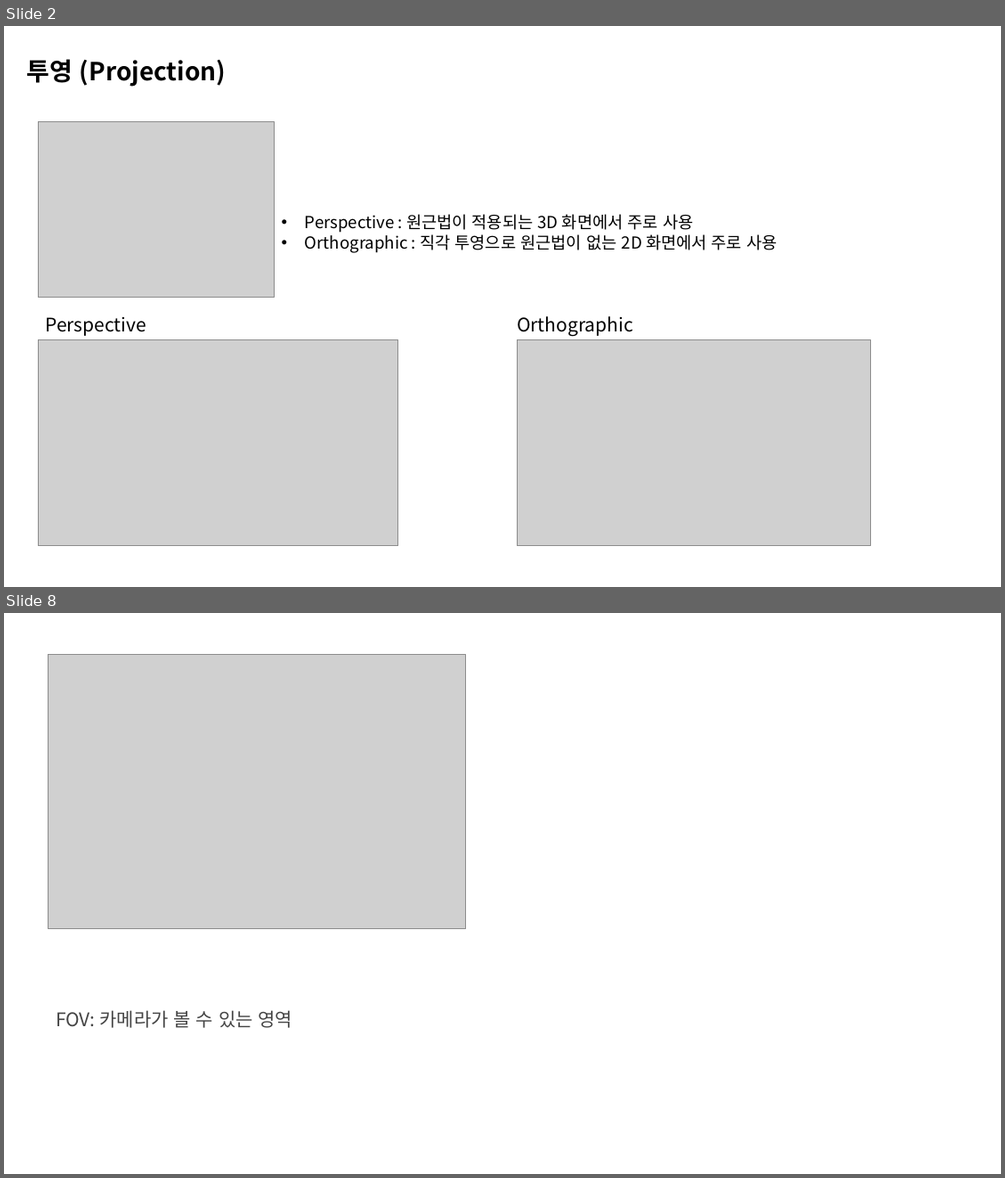
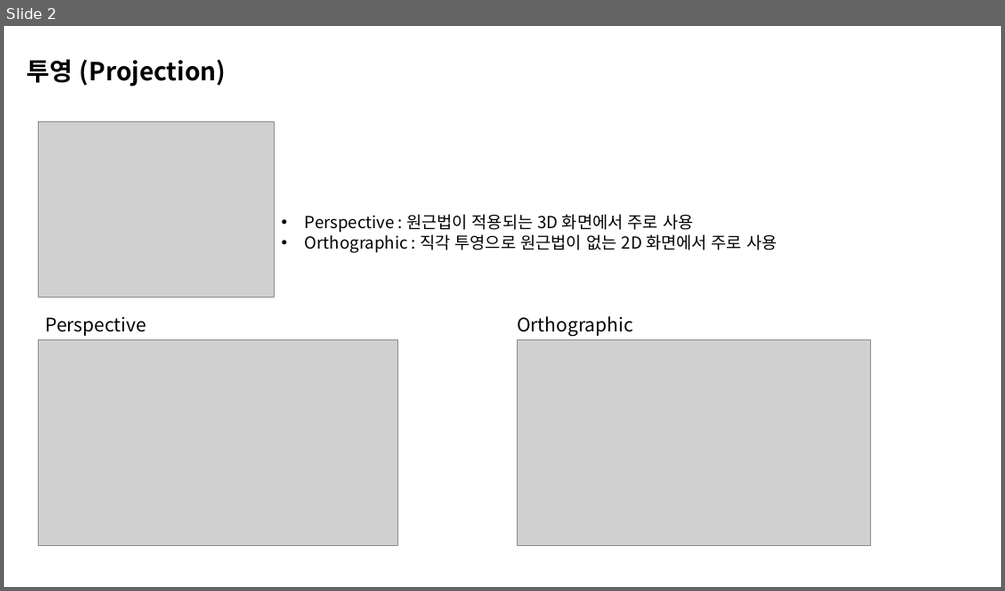
Before and after one commit to BeautyRiver/Graphics-Pipeline-Study, a slide deck: Perspective.pptx. Shown one above the other, each under a label of ours: slides 2 and 8 before the commit, slide 2 after it; the slides between them are not shown. The pictures are 1005x1178 and 1005x591 pixels, drawn with LibreOffice and Linux fonts; fonts in the diff are those of the drawing; grey boxes stand for pictures. Boxes give left, top, right and bottom in pixels: in the first picture for what was removed or moved away, otherwise in the second. Text is boxed around its words. In the diff, an @@ line names an element or a change of style, - is before the commit and + after.

```diff
--- a/Perspective.pptx
+++ b/Perspective.pptx
@@ slide 8 removed at <box>4,613,1001,1174</box>, background #FFFFFF @@
@@ picture removed at <box>48,655,465,929</box> @@
@@ text removed at <box>56,1010,293,1028</box> @@
-FOV: 카메라가 볼 수 있는 영역
```
Also in this commit, not shown: 2 slides changed, 6 slides added, 3 other slides removed.
